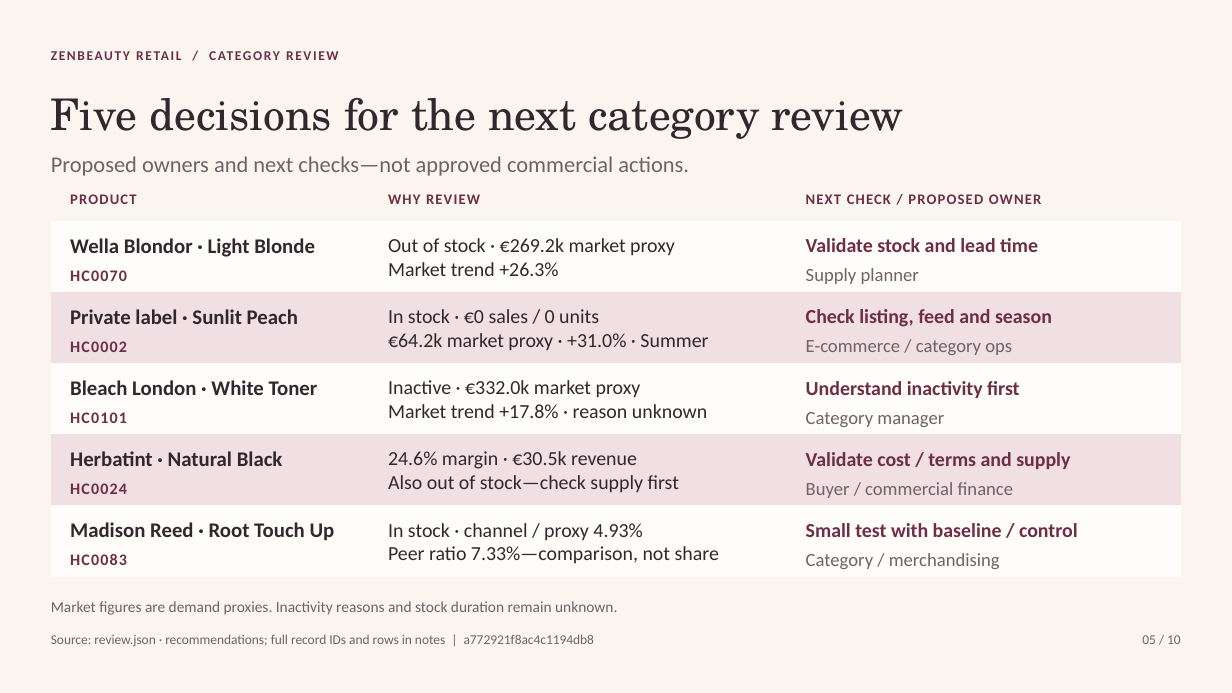
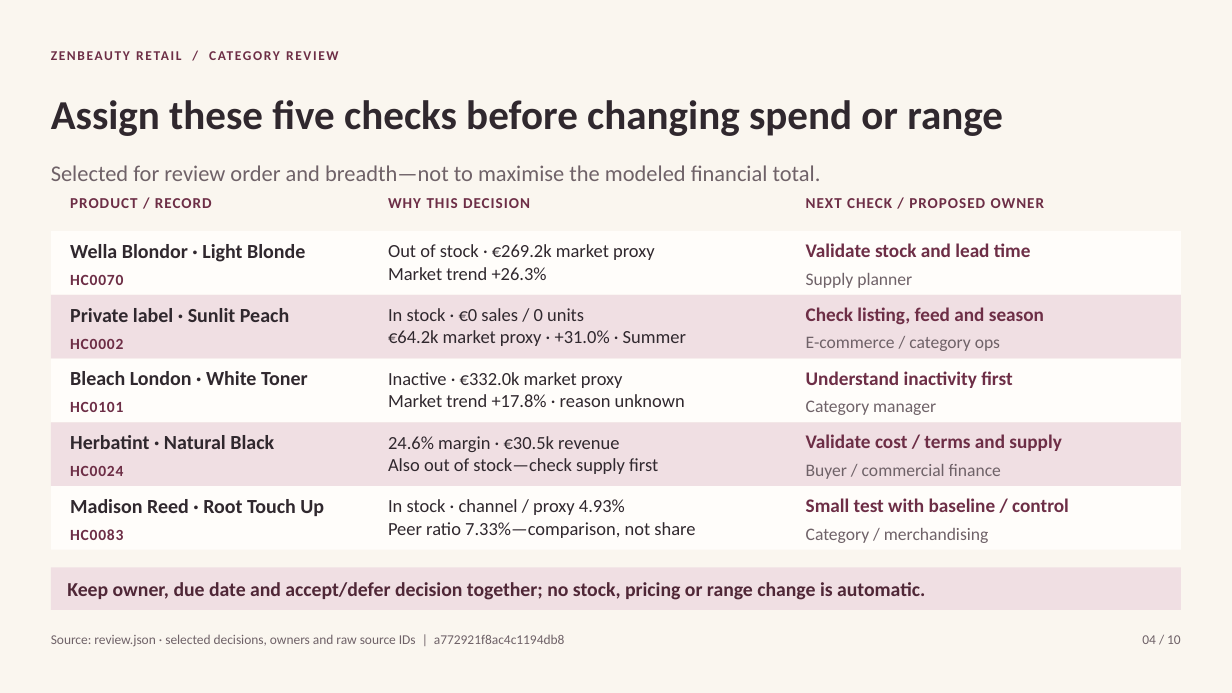
Before and after one commit to glejdis/zenline-category-opportunity-review, a slide deck: slide 4 of outputs/business_review.pptx (slide 5 before the commit). Drawn at 1232x693 pixels with LibreOffice and Linux fonts; fonts in the diff are those of the drawing. Boxes give left, top, right and bottom in pixels: in the first picture for what was removed or moved away, otherwise in the second. Text is boxed around its words. In the diff, an @@ line names an element or a change of style, - is before the commit and + after.

```diff
--- a/outputs/business_review.pptx
+++ b/outputs/business_review.pptx
@@ text at bbox=[51, 100, 1003, 136]: text changed; size 34 to 32 pt; font TeX Gyre Schola to Calibri; bold on @@
-Five decisions for the next category review
+Assign these five checks before changing spend or range
@@ text at bbox=[51, 165, 821, 181]: text changed @@
-Proposed owners and next checks—not approved commercial actions.
+Selected for review order and breadth—not to maximise the modeled financial total.
@@ text at bbox=[70, 198, 212, 208]: text changed; size 11.4 to 11.8 pt @@
-PRODUCT
+PRODUCT / RECORD
@@ text at bbox=[388, 198, 530, 208]: text changed; size 11.4 to 11.8 pt @@
-WHY REVIEW
+WHY THIS DECISION
@@ text "NEXT CHECK / PROPOSED OWNER" at bbox=[806, 198, 1044, 208]: size 11.4 to 11.8 pt, letter spacing 0.9 to 0.8 pt @@
@@ rectangle: place and size @@
-rectangle at bbox=[51, 221, 1181, 292]
+rectangle at bbox=[51, 231, 1181, 295]
@@ rectangle: place and size @@
-rectangle at bbox=[51, 292, 1181, 363]
+rectangle at bbox=[51, 295, 1181, 359]
@@ rectangle: place and size @@
-rectangle at bbox=[51, 363, 1181, 434]
+rectangle at bbox=[51, 359, 1181, 422]
@@ text "Bleach London · White Toner": place and size @@
-text "Bleach London · White Toner" at bbox=[70, 380, 318, 395]
+text "Bleach London · White Toner" at bbox=[70, 371, 308, 385]
@@ text "Inactive · €332.0k market proxy": place and size @@
-text "Inactive · €332.0k market proxy" at bbox=[388, 380, 707, 418]
+text "Inactive · €332.0k market proxy" at bbox=[388, 372, 685, 407]
@@ 3 texts: place and size @@
-3 texts at bbox=[70, 381, 1019, 427]
+3 texts at bbox=[70, 371, 1012, 415]
@@ rectangle: place and size @@
-rectangle at bbox=[51, 434, 1181, 506]
+rectangle at bbox=[51, 422, 1181, 486]
@@ text "24.6% margin · €30.5k revenue": place and size @@
-text "24.6% margin · €30.5k revenue" at bbox=[388, 451, 679, 492]
+text "24.6% margin · €30.5k revenue" at bbox=[388, 436, 658, 474]
@@ 3 texts: place and size @@
-3 texts at bbox=[70, 451, 1070, 494]
+3 texts at bbox=[70, 434, 1061, 476]
@@ text "Buyer / commercial finance": place and size @@
-text "Buyer / commercial finance" at bbox=[806, 482, 1014, 498]
+text "Buyer / commercial finance" at bbox=[806, 464, 1001, 479]
@@ rectangle: place and size @@
-rectangle at bbox=[51, 506, 1181, 577]
+rectangle at bbox=[51, 486, 1181, 550]
@@ size 16.2 to 15.6 pt in 5 elements at bbox=[70, 308, 289, 322], bbox=[70, 244, 305, 262], bbox=[70, 371, 308, 385], bbox=[70, 435, 274, 449], bbox=[70, 499, 324, 516] @@
@@ text "Madison Reed · Root Touch ...": place and size @@
-text "Madison Reed · Root Touch ..." at bbox=[70, 522, 335, 541]
+text "Madison Reed · Root Touch ..." at bbox=[70, 499, 324, 516]
@@ size 15.5 to 14.4 pt in 5 elements at bbox=[388, 308, 686, 346], bbox=[388, 244, 655, 280], bbox=[388, 372, 685, 407], bbox=[388, 436, 658, 474], bbox=[388, 499, 695, 538] @@
@@ text "In stock · channel / ...": place and size @@
-text "In stock · channel / ..." at bbox=[388, 523, 719, 563]
+text "In stock · channel / ..." at bbox=[388, 499, 695, 538]
@@ size 15.5 to 15 pt in 5 elements at bbox=[806, 307, 1044, 325], bbox=[806, 243, 1031, 257], bbox=[806, 371, 1012, 388], bbox=[806, 434, 1061, 451], bbox=[806, 498, 1069, 512] @@
@@ size 12.5 to 12.1 pt, letter spacing 0.9 to 0.6 pt in 5 elements at bbox=[70, 339, 123, 349], bbox=[70, 275, 123, 285], bbox=[70, 402, 123, 412], bbox=[70, 466, 123, 476], bbox=[70, 529, 123, 540] @@
@@ 3 texts: place and size @@
-3 texts at bbox=[70, 523, 1078, 569]
+3 texts at bbox=[70, 498, 1069, 543]
@@ size 14.5 to 13.7 pt in 5 elements at bbox=[806, 273, 912, 288], bbox=[806, 337, 1000, 351], bbox=[806, 400, 936, 415], bbox=[806, 464, 1001, 479], bbox=[806, 528, 988, 543] @@
@@ rectangle: place and size @@
-rectangle at bbox=[51, 601, 617, 615]
+rectangle at bbox=[51, 567, 1181, 610]
@@ rectangle at bbox=[51, 567, 1181, 610]: fill none to #F0DFE3 @@
@@ text added at bbox=[67, 582, 925, 600], 15.4 pt, text #502737, bold @@
+Keep owner, due date and accept/defer decision together; no stock, pricing or range change is automatic.
@@ text in rectangle at bbox=[51, 601, 617, 615]: text removed @@
-Market figures are demand proxies. Inactivity reasons and stock duration remain unknown.
@@ text at bbox=[51, 634, 564, 647]: text changed @@
-Source: review.json · recommendations; full record IDs and rows in notes | a772921f8ac4c1194db8
+Source: review.json · selected decisions, owners and raw source IDs | a772921f8ac4c1194db8
@@ text at bbox=[1142, 635, 1181, 644]: text changed @@
-05 / 10
+04 / 10
```
Also in this commit, not shown: 9 slides added, 9 slides removed, 8 other files.
